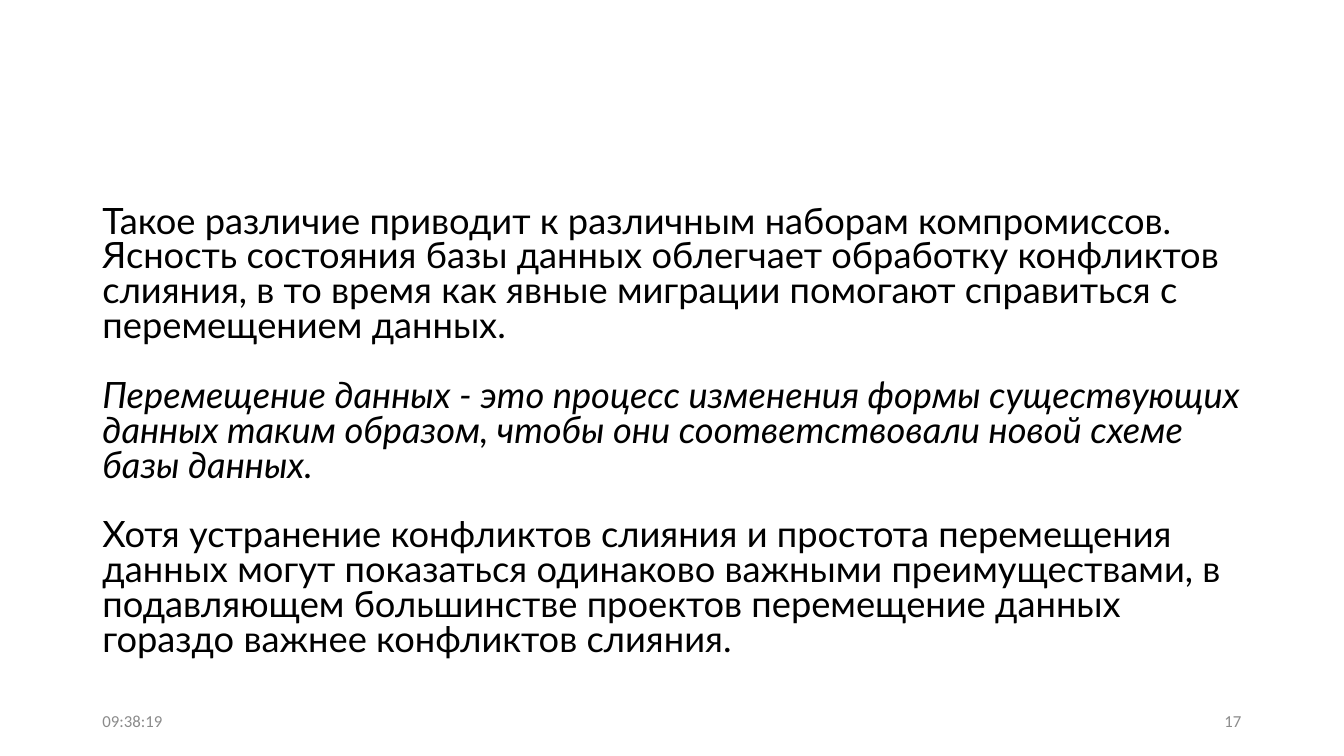
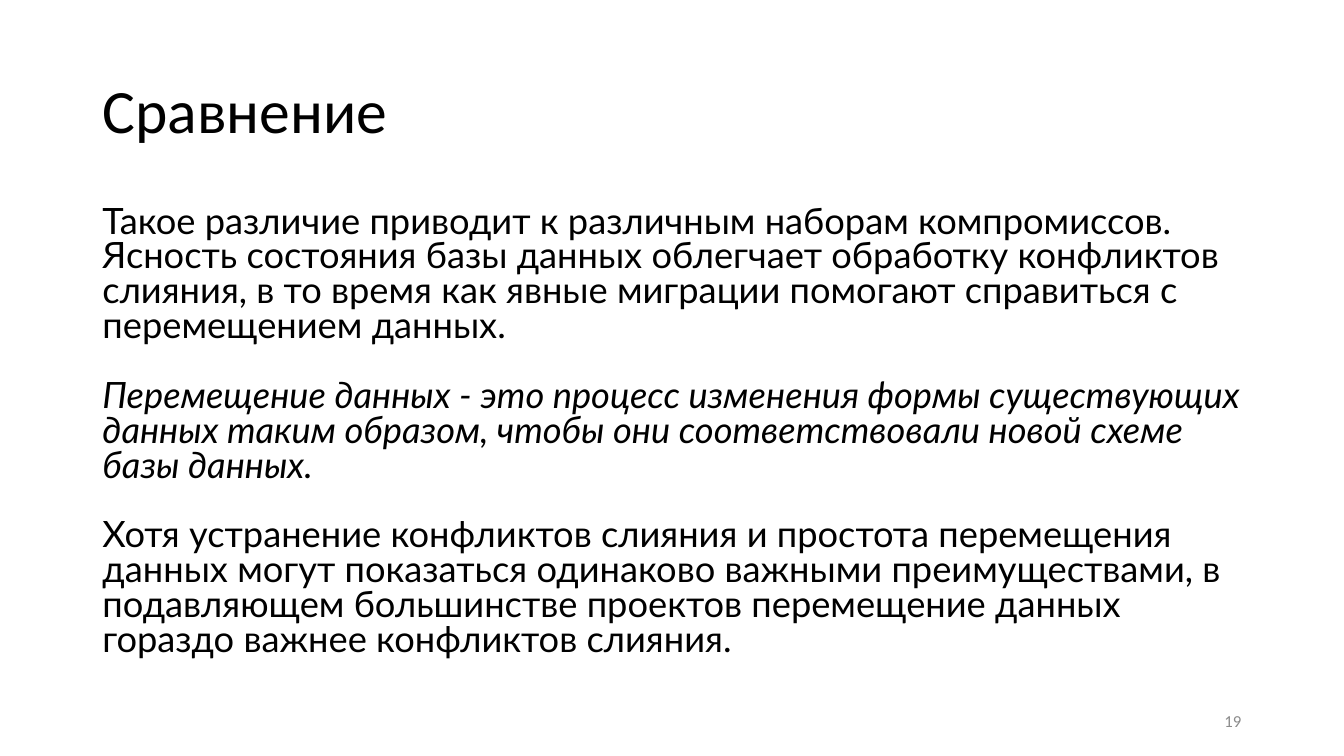
Before and after one commit to Sa1Gur/DbTest.Containers, a slide deck: slide 19 of DbaseTesting.pptx (slide 17 before the commit). Drawn at 1344x756 pixels with LibreOffice and Linux fonts; fonts in the diff are those of the drawing. Boxes give left, top, right and bottom in pixels: in the first picture for what was removed or moved away, otherwise in the second. Text is boxed around its words. In the diff, an @@ line names an element or a change of style, - is before the commit and + after.

```diff
--- a/DbaseTesting.pptx
+++ b/DbaseTesting.pptx
@@ title added at bbox=[102, 93, 386, 143], 44 pt, text #000000 @@
+Сравнение
@@ text removed at bbox=[102, 715, 162, 727] @@
-09:38:19
@@ page number at bbox=[1224, 716, 1241, 727]: text changed @@
-17
+19
```
Also in this commit, not shown: 66 other slides changed, 3 slides added, 1 slide removed, 2 other files.
